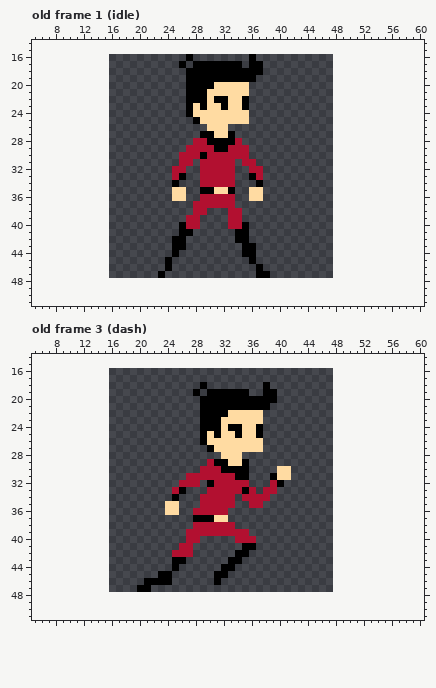
Two versions of one pixel-art file, concept/player.aseprite. The picture above is the old version.
32x32 pixels, 4 frames. Shown: old frame 1 (idle): x 5..60, y 14..51; old frame 3 (dash): x 5..60, y 14..51. The old version is drawn lined up with the new one, on the new canvas. The commit also changed other frames, which this record leaves out.
New version:
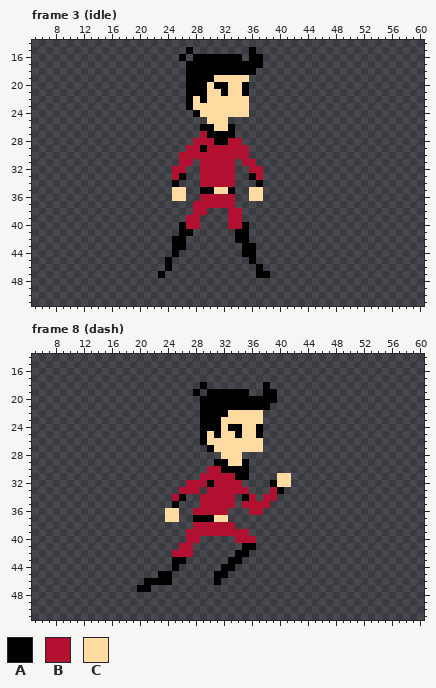
Palette (. is transparent): A #000000  B #b21030  C #ffdba2
A new or re-ordered frame is compared with the old frame closest to it.
Change:
canvas 32x32 -> 64x64, the old top-left corner now at 16,16
frames 4 -> 18
frames re-ordered
--- frame 3 (idle) against old frame 1 (idle)
@@ x 24..39 @@
 14 ................
-15 ................
-16 ...A........A...
-17 ..A.AAAAAAA.AA..
-18 ...AAAAAAAAAAA..
-19 ...AAAAAAAAAA...
-20 ...AAAACCCCC....
-21 ...AAACCCCCC....
-22 ...AAACAACCA....
-23 ...ACACCACCA....
-24 ...ACCCCCCCC....
-25 ....ACCCCCCC....
-26 ......CCC.......
-27 .....AACCA......
-28 ....BBAAAAB.....
-29 ...BBBBAABBB....
-30 ..BBBABBBBBB....
+15 ...A........A...
+16 ..A.AAAAAAA.AA..
+17 ...AAAAAAAAAAA..
+18 ...AAAAAAAAAA...
+19 ...AAAACCCCC....
+20 ...AAACAACCA....
+21 ...AAACCACCA....
+22 ...ACACCCCCC....
+23 ...ACCCCCCCC....
+24 ....ACCCCCCC....
+25 ......CCC.......
+26 .....AACCA......
+27 .....BAAAA......
+28 ....BBBAABB.....
+29 ...BBABBBBBB....
+30 ..BBBBBBBBBB....
 31 ..BB.BBBBB.BB...
--- frame 8 (dash) is new; against old frame 3 (dash)
@@ x 22..43 @@
 28 ..........CCC.........
-29 ........BAACCA........
-30 .......BBBAAAA....CC..
-31 .....BBBBBBBAA...ACC..
-32 ....BBB.ABBBBB...BA...
-33 ...BA...BBBBBAB.BB....
-34 ...A...BBBBB.BBBB.....
-35 ..CC...BBBBB..BB......
-36 ..CC..BBBBB...........
-37 ......AAACC...........
+29 .........AACCA........
+30 ........BBAAAA........
+31 .......BBBBBAA....CC..
+32 .....BBBABBBB....ACC..
+33 ....BBB.BBBBBB...BA...
+34 ...BA..BBBBB.AB.BB....
+35 ...A...BBBBB.BBBB.....
+36 ..CC..BBBBB...BB......
+37 ..CC..AAACC...........
 38 ......BBBBBB..........
Pixel boxes of the changes (left, top, right, bottom) in both pictures:
changed: (179, 47, 263, 159)
changed: (165, 459, 214, 522)
changed: (242, 466, 291, 515)
